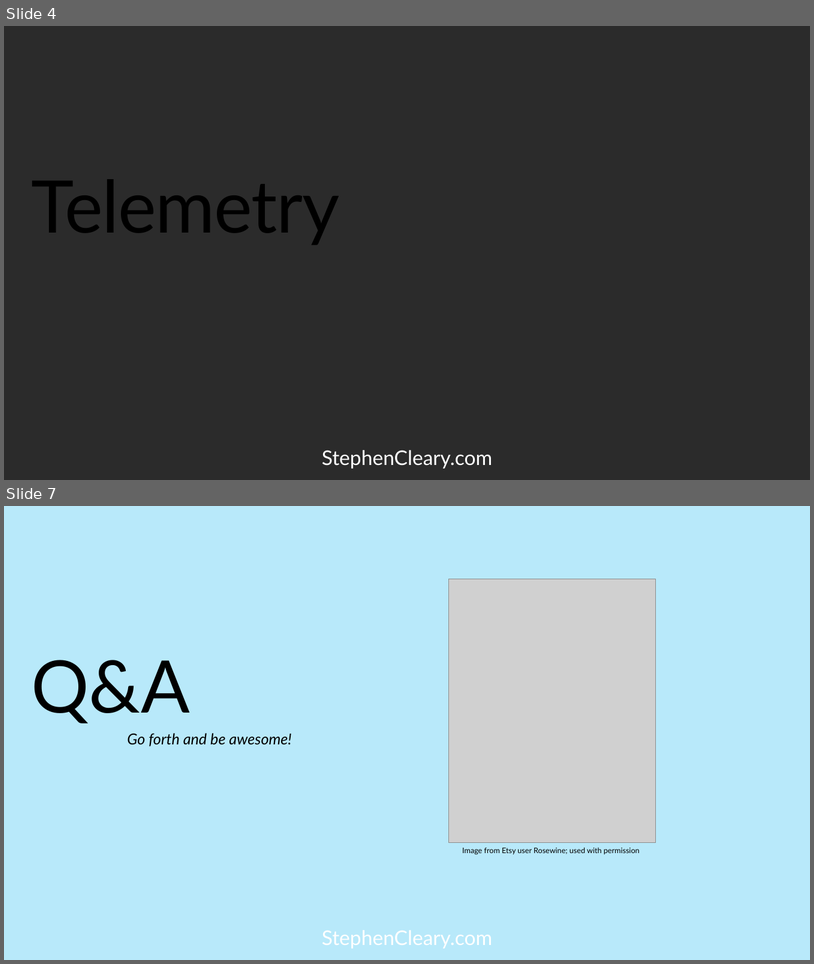
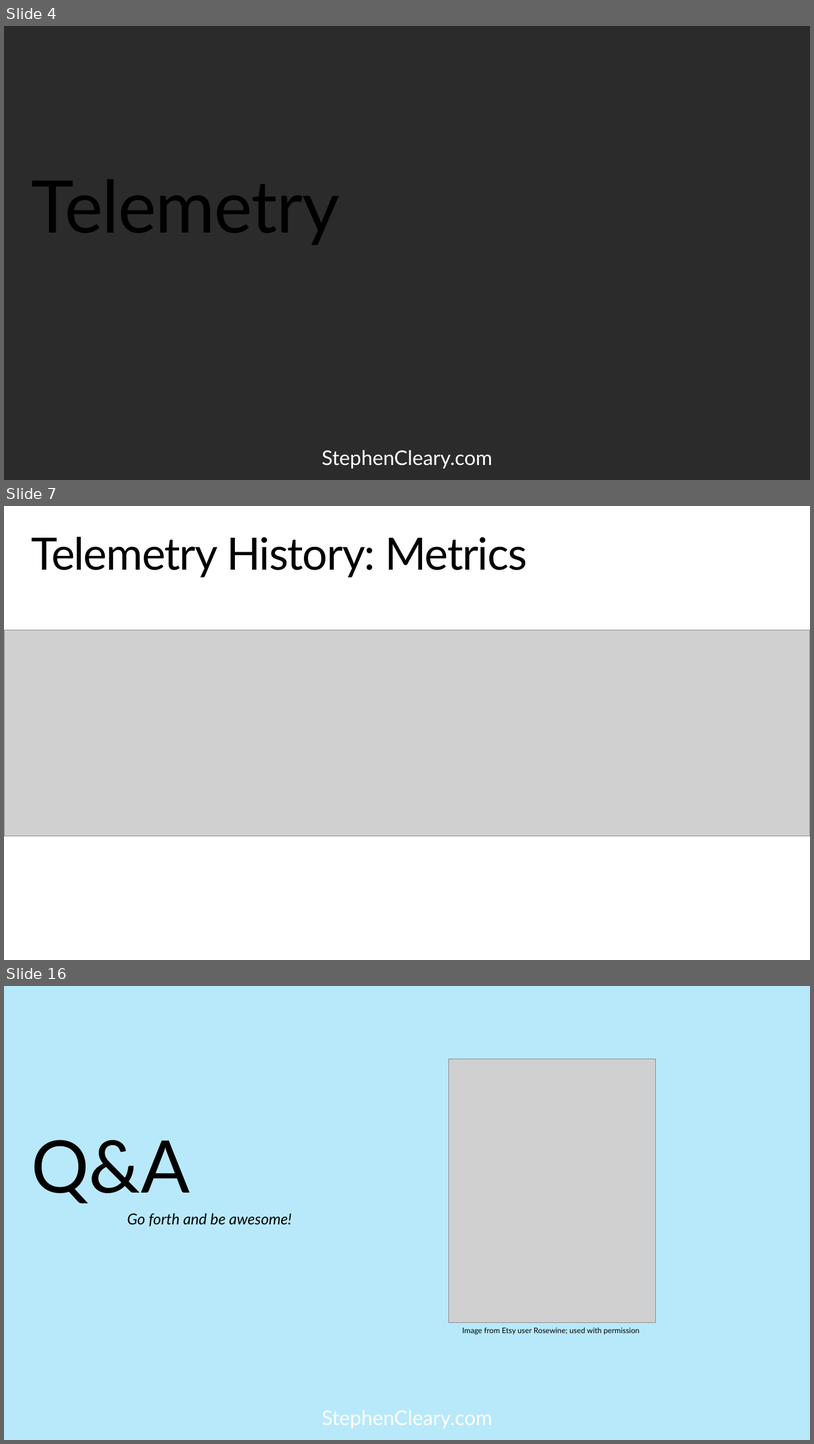
Before and after one commit to StephenCleary/Presentations, a slide deck: Telemetry/Logging Hero.pptx. Shown one above the other, each under a label of ours: slides 4 and 7 before the commit, slides 4, 7 and 16 after it; the slides between them are not shown. The pictures are 814x964 and 814x1444 pixels, drawn with LibreOffice and Linux fonts; fonts in the diff are those of the drawing; grey boxes stand for pictures; background and template pictures are left out; a plain dark background stands for a picture behind light text. Boxes give left, top, right and bottom in pixels: in the first picture for what was removed or moved away, otherwise in the second. Text is boxed around its words. In the diff, an @@ line names an element or a change of style, - is before the commit and + after.

```diff
--- a/Telemetry/Logging Hero.pptx
+++ b/Telemetry/Logging Hero.pptx
@@ slide 7 added at box(4, 506, 810, 960), background picture (left out); not listed: 1 template element that a slide beside it also shows @@
@@ title added at box(32, 537, 528, 577), 52.9 pt, text #000000 @@
+Telemetry History: Metrics
@@ picture added at box(4, 630, 810, 835) @@
@@ what was slide 7 is now slide 16 @@
```
Also in this commit, not shown: 2 slides changed, 8 other slides added, 1 other file.
